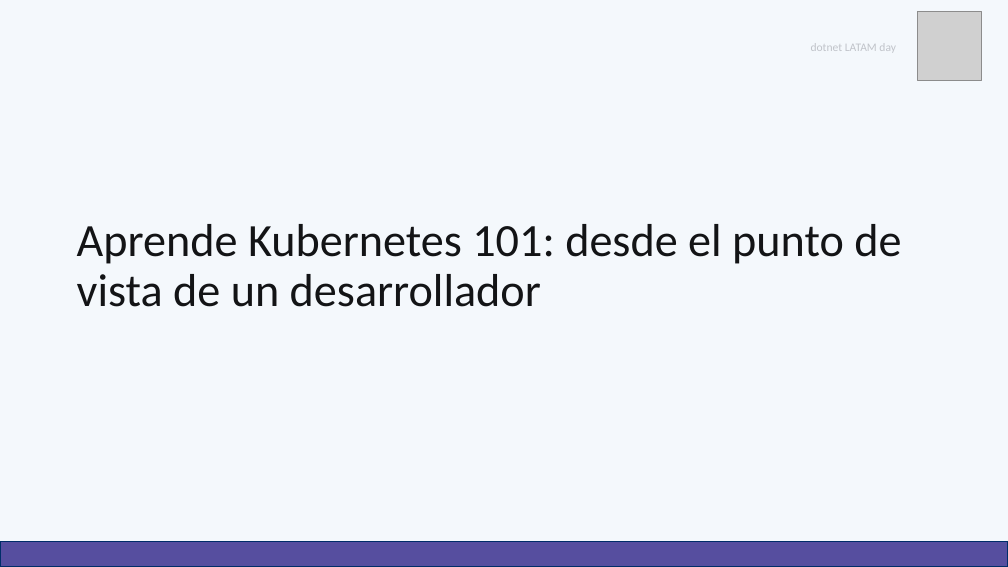
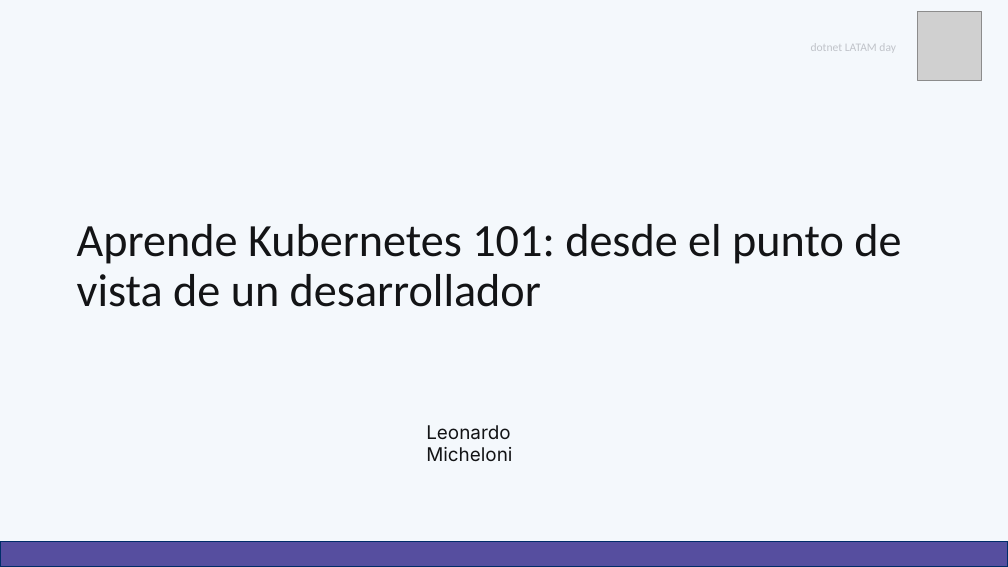
Before and after one commit to leomicheloni/DotnetLatamDay-2024, a slide deck: slide 2 of dotnetlatam_2024_k8s101devs.pptx. Drawn at 1008x567 pixels with LibreOffice and Linux fonts; fonts in the diff are those of the drawing; grey boxes stand for pictures. Boxes give left, top, right and bottom in pixels: in the first picture for what was removed or moved away, otherwise in the second. Text is boxed around its words. In the diff, an @@ line names an element or a change of style, - is before the commit and + after.

```diff
--- a/dotnetlatam_2024_k8s101devs.pptx
+++ b/dotnetlatam_2024_k8s101devs.pptx
@@ text added at (426,425,512,462), 18 pt, text #131416 @@
+Leonardo Micheloni
```
Also in this commit, not shown: 2 other slides changed, 1 slide removed, 8 other files.
